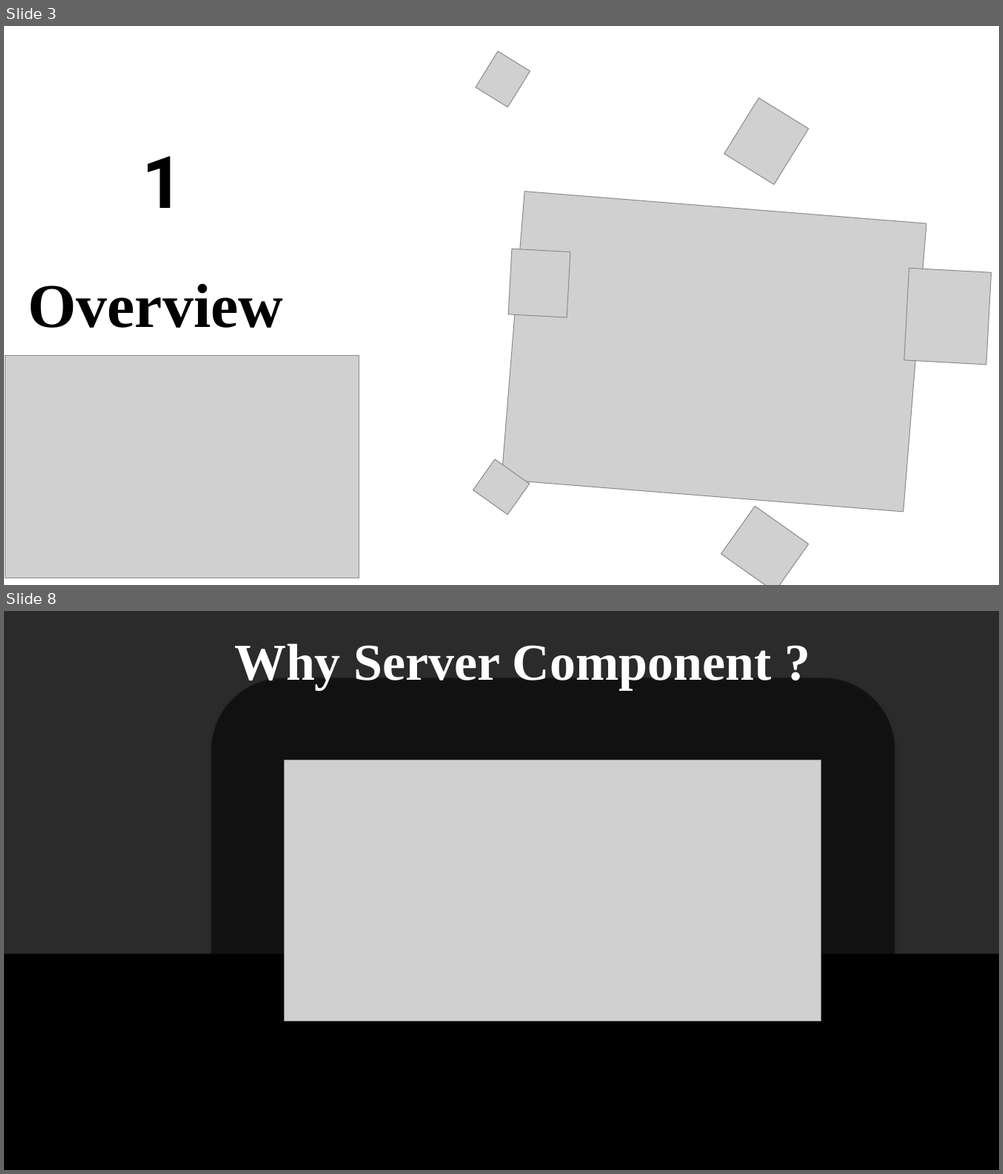
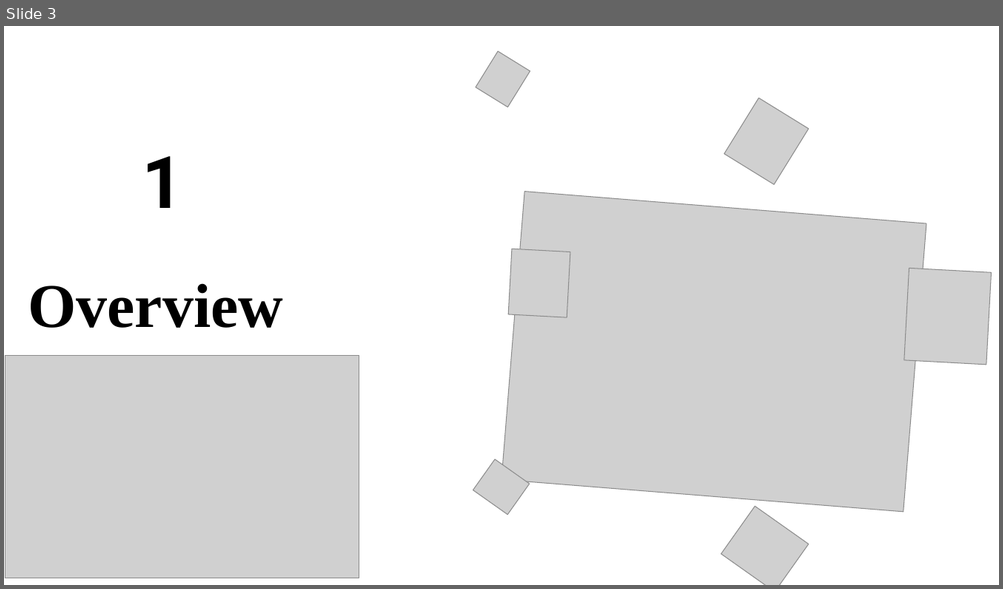
Before and after one commit to PinkPigPinkPig/seminar-rsc, a slide deck: RSC final.pptx. Shown one above the other, each under a label of ours: slides 3 and 8 before the commit, slide 3 after it; the slides between them are not shown. The pictures are 1003x1174 and 1003x589 pixels, drawn with LibreOffice and Linux fonts; fonts in the diff are those of the drawing; grey boxes stand for pictures; background and template pictures are left out; a plain dark background stands for a picture behind light text. Boxes give left, top, right and bottom in pixels: in the first picture for what was removed or moved away, otherwise in the second. Text is boxed around its words. In the diff, an @@ line names an element or a change of style, - is before the commit and + after.

```diff
--- a/RSC final.pptx
+++ b/RSC final.pptx
@@ slide 8 removed at [4, 611, 999, 1170], background picture (left out) @@
@@ text removed at [234, 644, 771, 689] @@
-Why Server Component ?
@@ rounded rectangle removed at [211, 678, 895, 1112] @@
@@ picture removed at [284, 760, 822, 1022] @@
@@ rectangle removed at [4, 954, 999, 1170] @@
```
Also in this commit, not shown: 15 slides changed, 7 slides added, 5 other slides removed.
